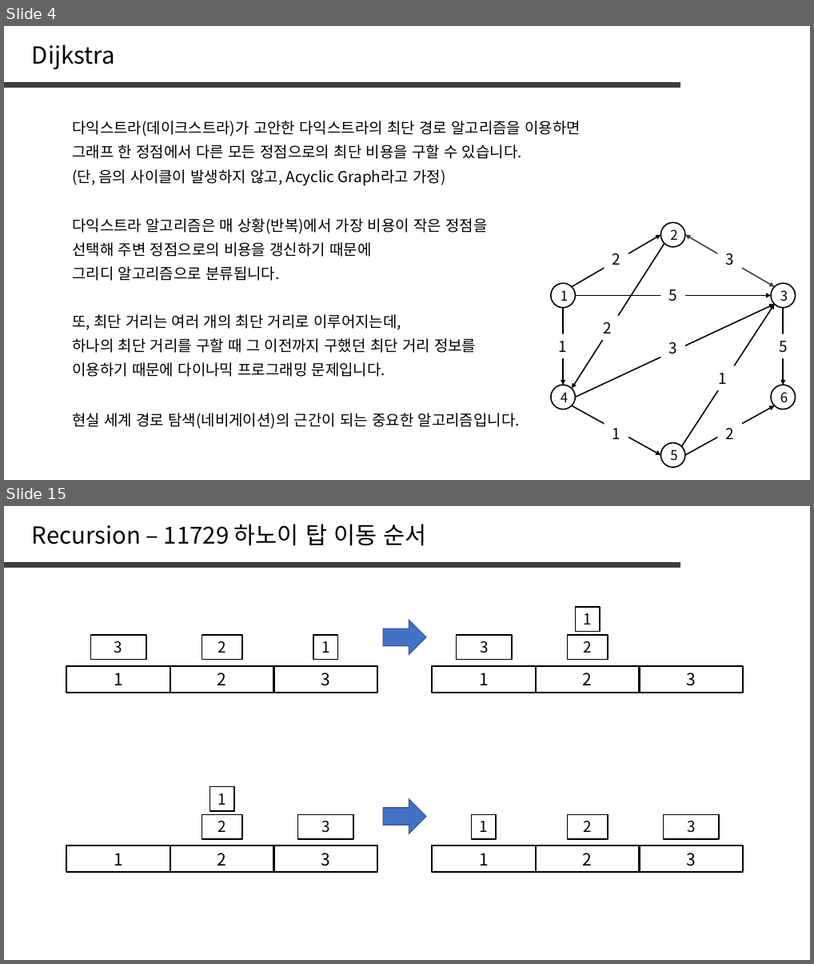
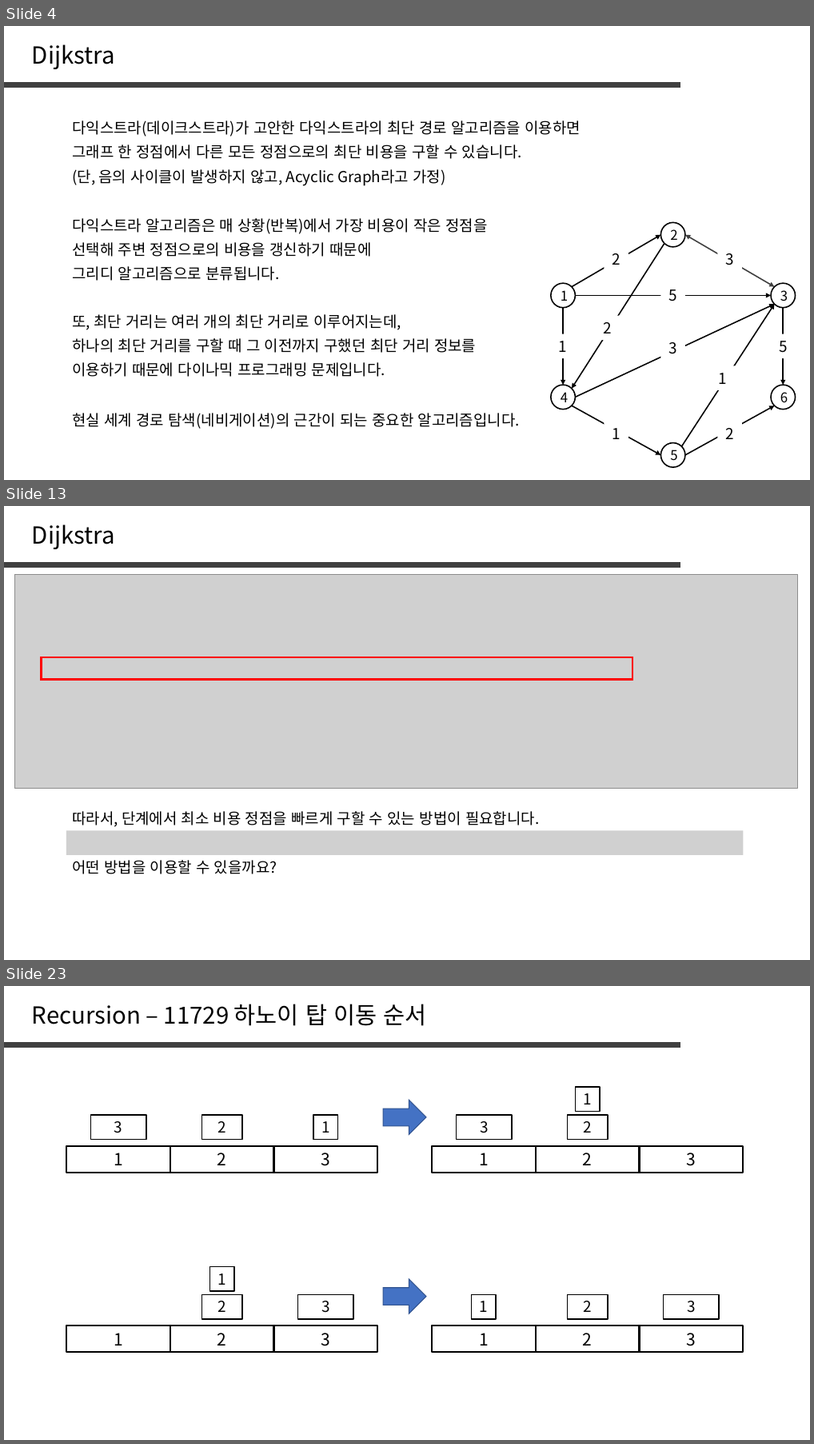
Before and after one commit to jaehoo1/PS-study, a slide deck: study/12_Dijkstra.pptx. Shown one above the other, each under a label of ours: slides 4 and 15 before the commit, slides 4, 13 and 23 after it; the slides between them are not shown. The pictures are 814x964 and 814x1444 pixels, drawn with LibreOffice and Linux fonts; fonts in the diff are those of the drawing; grey boxes stand for pictures. Boxes give left, top, right and bottom in pixels: in the first picture for what was removed or moved away, otherwise in the second. Text is boxed around its words. In the diff, an @@ line names an element or a change of style, - is before the commit and + after.

```diff
--- a/study/12_Dijkstra.pptx
+++ b/study/12_Dijkstra.pptx
@@ slide 13 added at <box>4,506,810,960</box>, background #FFFFFF @@
@@ text added at <box>32,524,115,549</box>, 28 pt, text #000000 @@
+Dijkstra
@@ line added from (4, 564) to (682, 564), #404040 6 pt @@
@@ picture added at <box>15,574,798,788</box> @@
@@ rectangle added at <box>42,657,633,679</box>, outline #FF0000 2.25 pt @@
@@ text added at <box>72,811,539,827</box>, 18 pt, text #000000 @@
+따라서, 단계에서 최소 비용 정점을 빠르게 구할 수 있는 방법이 필요합니다.
@@ picture added at <box>66,830,744,855</box> @@
@@ text added at <box>72,860,278,874</box>, 18 pt, text #000000 @@
+어떤 방법을 이용할 수 있을까요?
@@ what was slide 15 is now slide 23 @@
```
Also in this commit, not shown: 1 slide changed, 16 other slides added, 9 slides removed.
